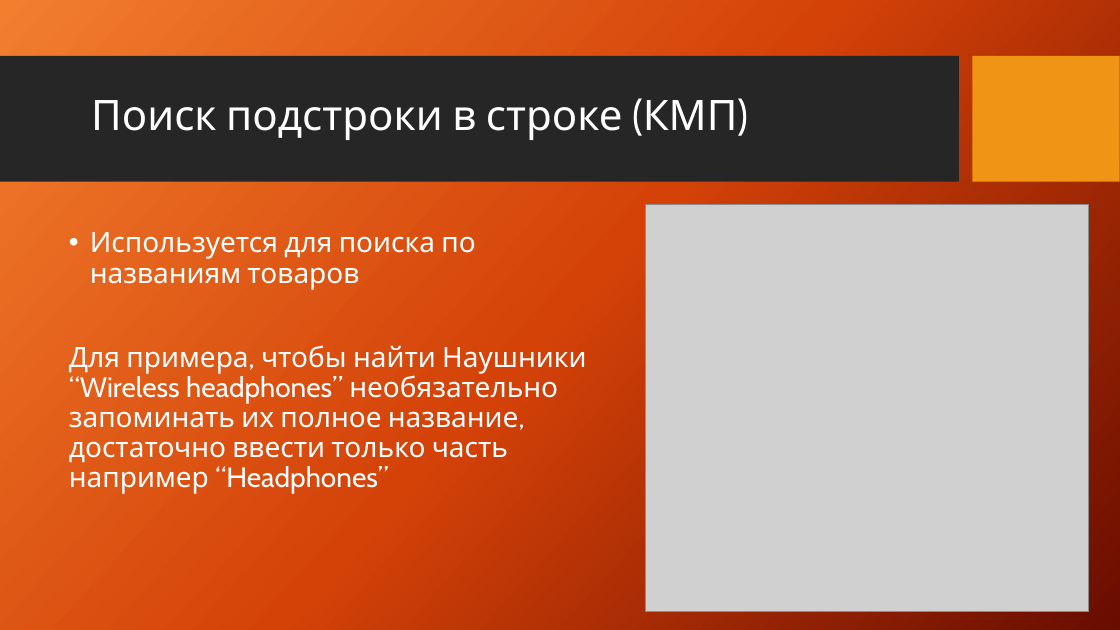
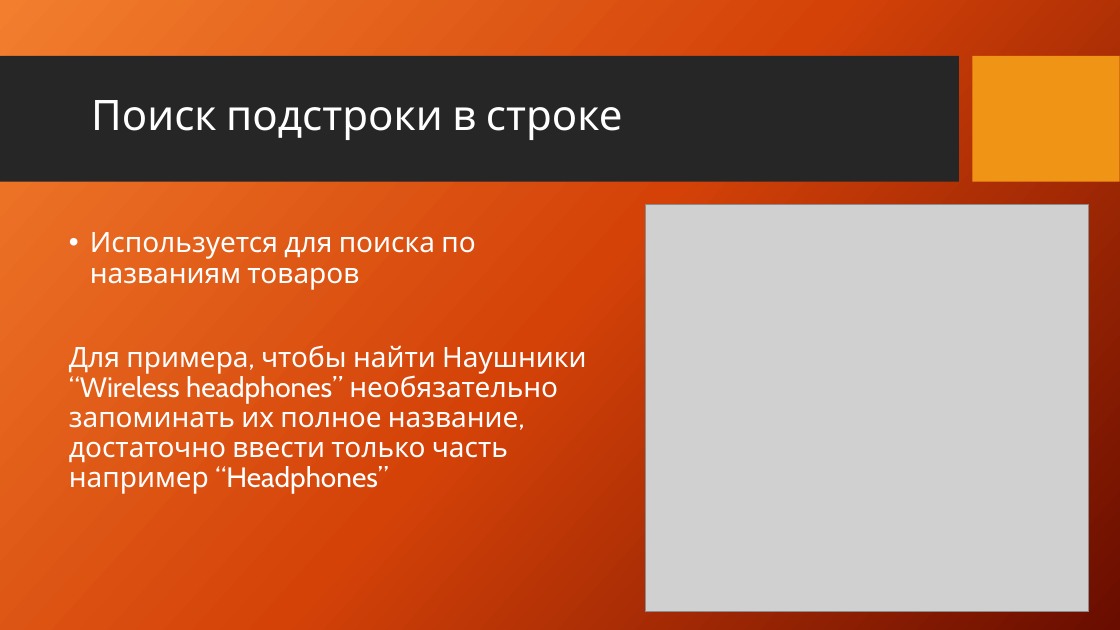
Before and after one commit to MaxMls/Little-china, a slide deck: slide 5 of My_Little_China.pptx. Drawn at 1120x630 pixels with LibreOffice and Linux fonts; fonts in the diff are those of the drawing; grey boxes stand for pictures; background and template pictures are left out. Boxes give left, top, right and bottom in pixels: in the first picture for what was removed or moved away, otherwise in the second. Text is boxed around its words. In the diff, an @@ line names an element or a change of style, - is before the commit and + after.

```diff
--- a/My_Little_China.pptx
+++ b/My_Little_China.pptx
@@ title at (91, 100, 623, 140): text changed @@
-Поиск подстроки в строке (КМП)
+Поиск подстроки в строке
```
Also in this commit, not shown: 1 other slide changed.
